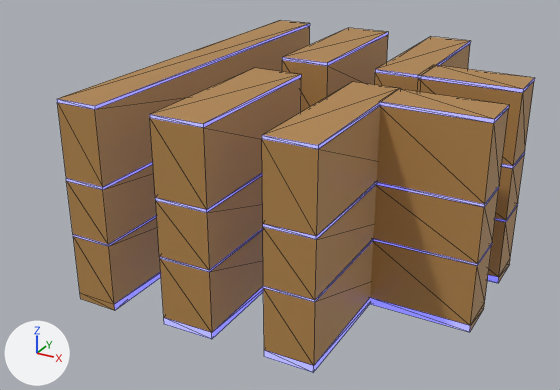
The glTF model scene/models/maps/mapa1.glb as it was, and as the next commit left it.
Both versions are drawn from a 50 mm lens placed at (26.6, -53.9, 31.1), pointed at (-1.7, -2.4, 5.4). The lights are fixed; the arrows at lower left show +X, +Y and +Z. Mesh edges are drawn as thin lines. Objects named as collision shapes, trigger or cutter boxes, shadow casters or lower levels of detail are left out. Where no turn or scale is listed for an object, it has been applied to the vertices. Vertices at the same position are counted once.

In view in the first picture: 'wall_1_', 'wall_1_.001', 'wall_1_.002', 'wall_1_.003', 'wall_1_.004', 'wall_1_.005', 'wall_1_.006'.
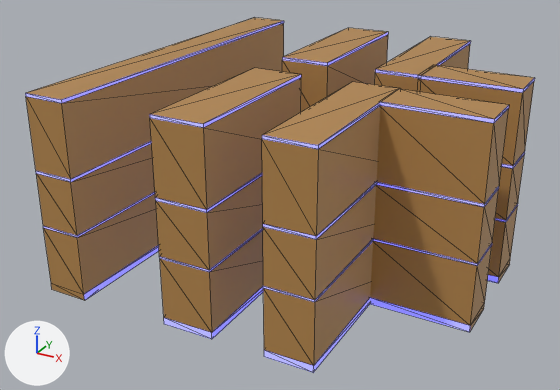
Where the newer file only moved an object's origin or applied its transform, the numbers keep the older frame.

What differs and where, as boxes [x1, y1, x2, y2] in the pictures (560 x 390 px):
'wall_1_', mesh moved: before [57, 20, 310, 310]; after [25, 18, 284, 300]

The edits, one by one:
me_cube_003 has 32 vertices, 60 faces and spans x -7.0..-3.4, y -15.9..15.9, z -0.3..15.7.
me_cube_003 is used by ob_wall_1; location (-4.84, -0.08, 0.0).
me_cube_003 part 1: the whole mesh is moved by (-3.0, 0.0, 0.0).
